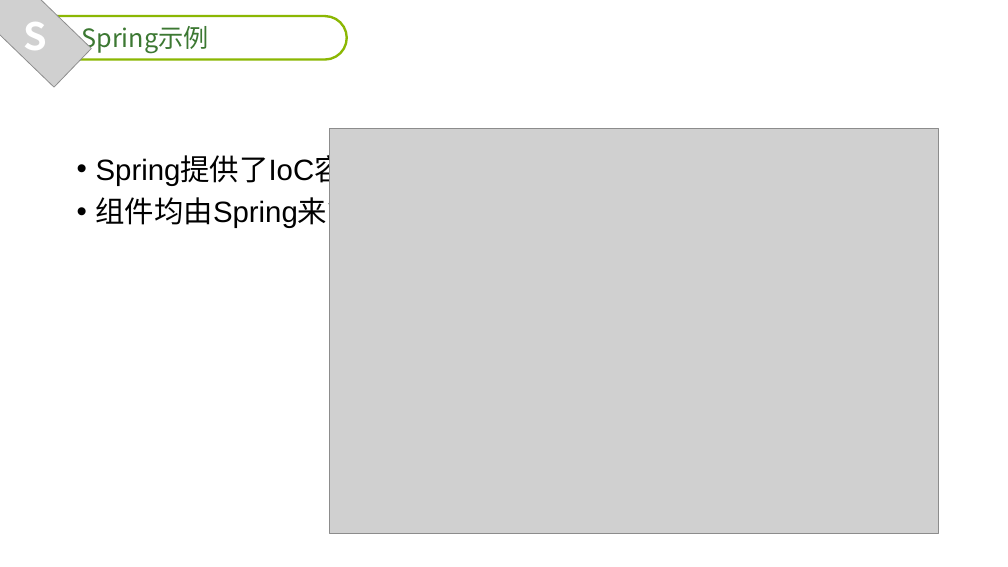
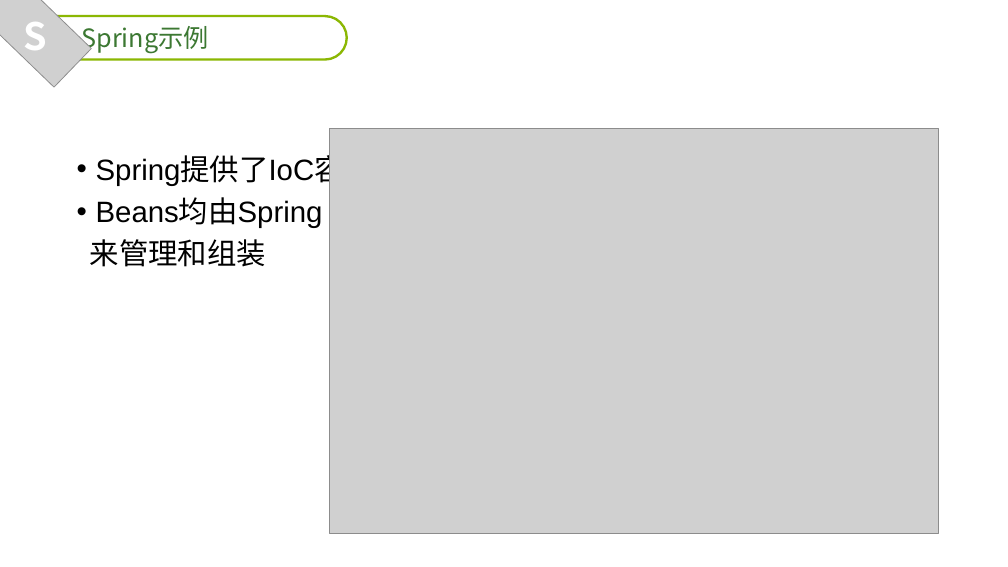
Before and after one commit to adice/course-Spring, a slide deck: slide 22 of 1.Spring概述/01._IoC&DI和Spring框架概述.pptx. Drawn at 1008x567 pixels with LibreOffice and Linux fonts; fonts in the diff are those of the drawing; grey boxes stand for pictures; background and template pictures are left out. Boxes give left, top, right and bottom in pixels: in the first picture for what was removed or moved away, otherwise in the second. Text is boxed around its words. In the diff, an @@ line names an element or a change of style, - is before the commit and + after.

```diff
--- a/1.Spring概述/01._IoC&DI和Spring框架概述.pptx
+++ b/1.Spring概述/01._IoC&DI和Spring框架概述.pptx
@@ text at [90,199,323,267]: text changed @@
-• 组件均由Spring来管理和组装
+• Beans均由Spring IoC容器
+来管理和组装
```
Also in this commit, not shown: 1 slide added.
